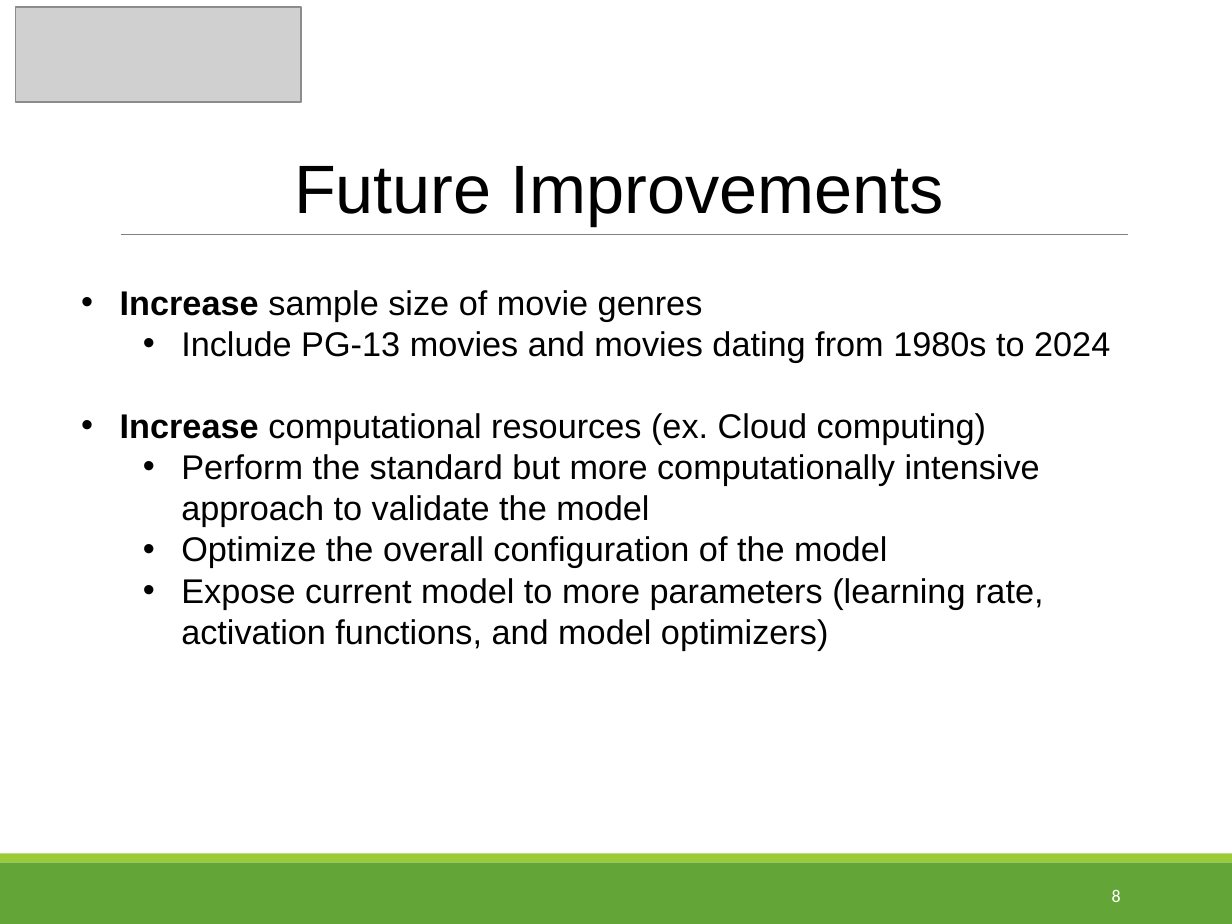
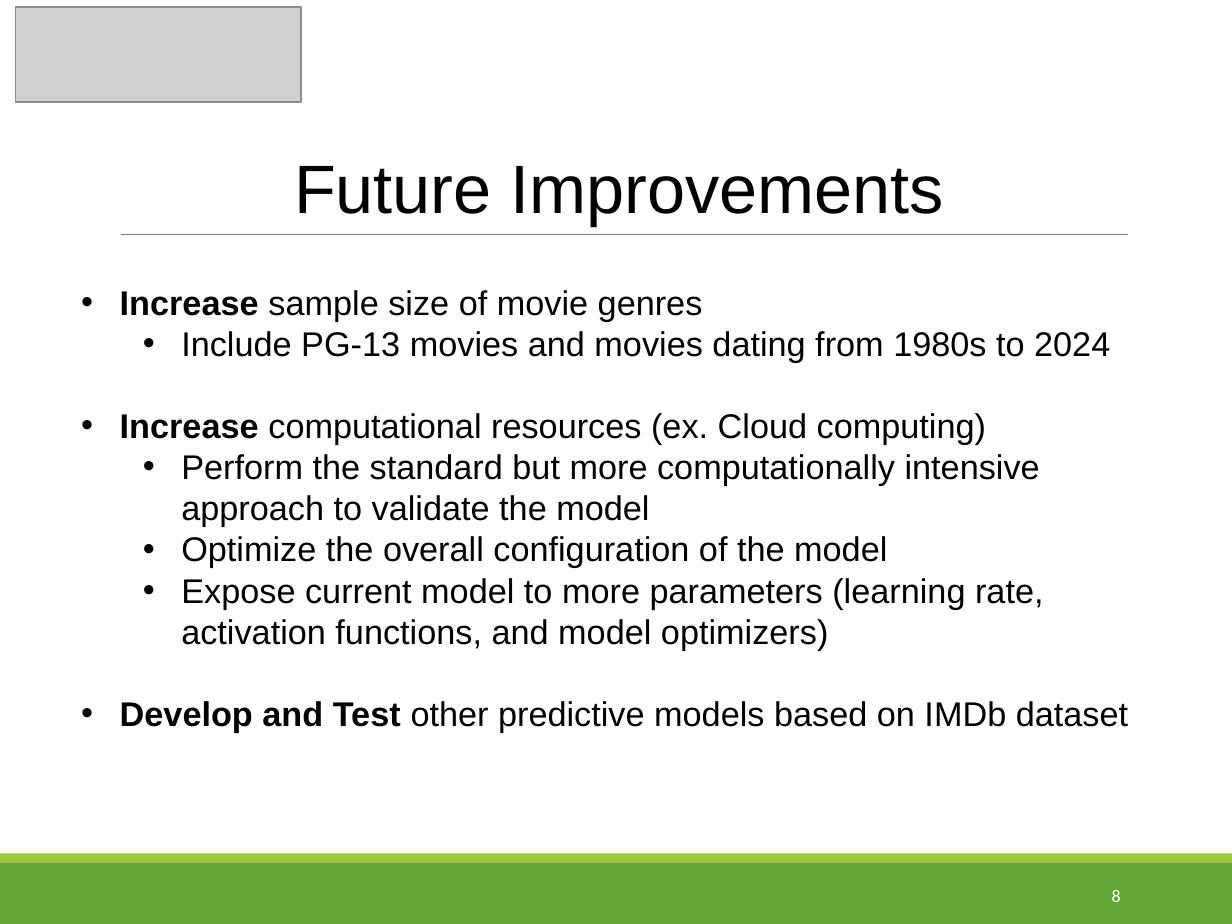
Before and after one commit to tpoozhikala/IMDB_Classification, a slide deck: slide 8 of 6_Documentation/IMDb_Classification_Presentation.pptx. Drawn at 1232x924 pixels with LibreOffice and Linux fonts; fonts in the diff are those of the drawing; grey boxes stand for pictures. Boxes give left, top, right and bottom in pixels: in the first picture for what was removed or moved away, otherwise in the second. Text is boxed around its words. In the diff, an @@ line names an element or a change of style, - is before the commit and + after.

```diff
--- a/6_Documentation/IMDb_Classification_Presentation.pptx
+++ b/6_Documentation/IMDb_Classification_Presentation.pptx
@@ text at <box>120,701,1128,732</box>: paragraph added @@
+• Develop and Test other predictive models based on IMDb dataset
```
Also in this commit, not shown: 3 other slides changed, 4 other files.
